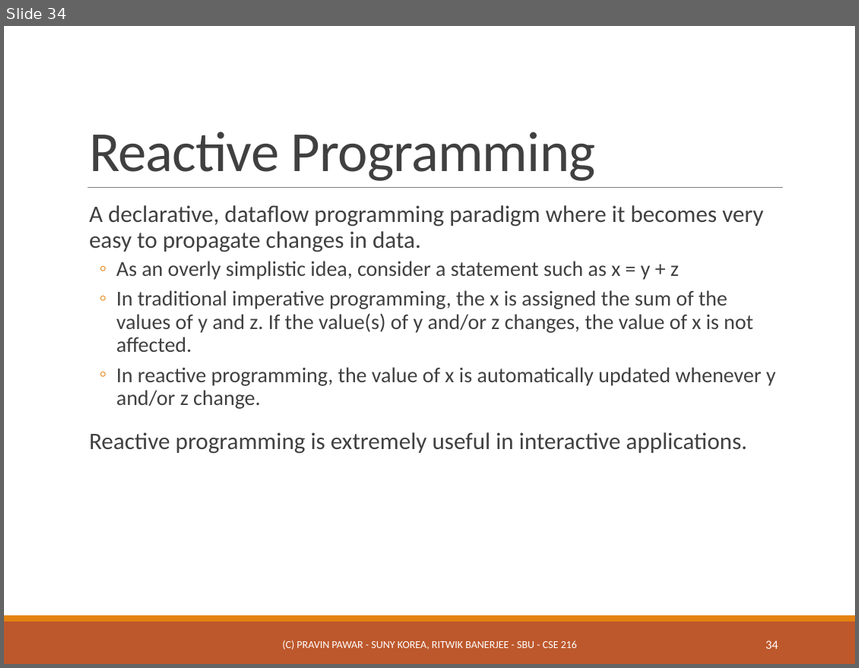
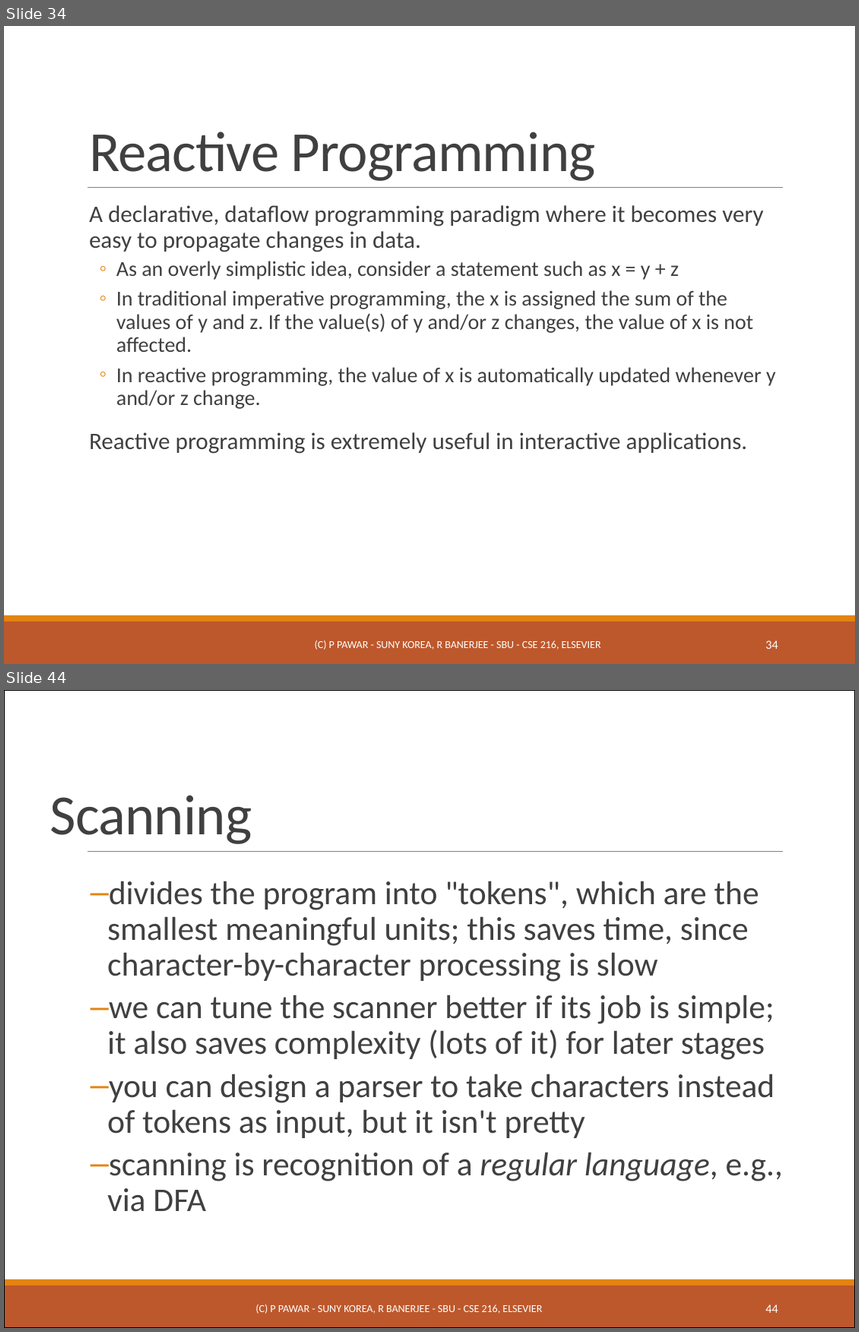
Before and after one commit to ppawar/ppawar.github.io, a slide deck: CSE216-S19/slides/PPT/CSE216_Lec1.pptx. Shown one above the other, each under a label of ours: slide 34 before the commit, slides 34 and 44 after it; the slides between them are not shown. The pictures are 859x668 and 859x1332 pixels, drawn with LibreOffice and Linux fonts; fonts in the diff are those of the drawing. Boxes give left, top, right and bottom in pixels: in the first picture for what was removed or moved away, otherwise in the second. Text is boxed around its words. In the diff, an @@ line names an element or a change of style, - is before the commit and + after.

```diff
--- a/CSE216-S19/slides/PPT/CSE216_Lec1.pptx
+++ b/CSE216-S19/slides/PPT/CSE216_Lec1.pptx
@@ slide 44 added at (4, 690, 855, 1328), background #FFFFFF; not listed: 3 template elements that a slide beside it also shows @@
@@ rectangle added at (4, 690, 855, 1328), outline #000000 0.75 pt @@
@@ title added at (50, 795, 252, 844), 48 pt, text #404040 @@
+Scanning
@@ text added at (107, 881, 783, 1212), 28 pt, text #404040 @@
+  – divides the program into "tokens", which are the smallest meaningful units; this saves time, since character-by-character processing is slow
+  – we can tune the scanner better if its job is simple; it also saves complexity (lots of it) for later stages
+  – you can design a parser to take characters instead of tokens as input, but it isn't pretty
+  – scanning is recognition of a regular language, e.g., via DFA
@@ text added at (256, 1305, 542, 1314), 9 pt, text #FFFFFF @@
+(C) P PAWAR - SUNY KOREA, R BANERJEE - SBU - CSE 216, ELSEVIER
@@ page number added at (766, 1305, 778, 1313), 10.5 pt, text #FFFFFF @@
+44
@@ slide 34 changed as well @@
@@ text at (315, 641, 601, 650): text changed @@
-(C) PRAVIN PAWAR - SUNY KOREA, RITWIK BANERJEE - SBU - CSE 216
+(C) P PAWAR - SUNY KOREA, R BANERJEE - SBU - CSE 216, ELSEVIER
```
Also in this commit, not shown: 31 other slides changed, 19 other slides added.
